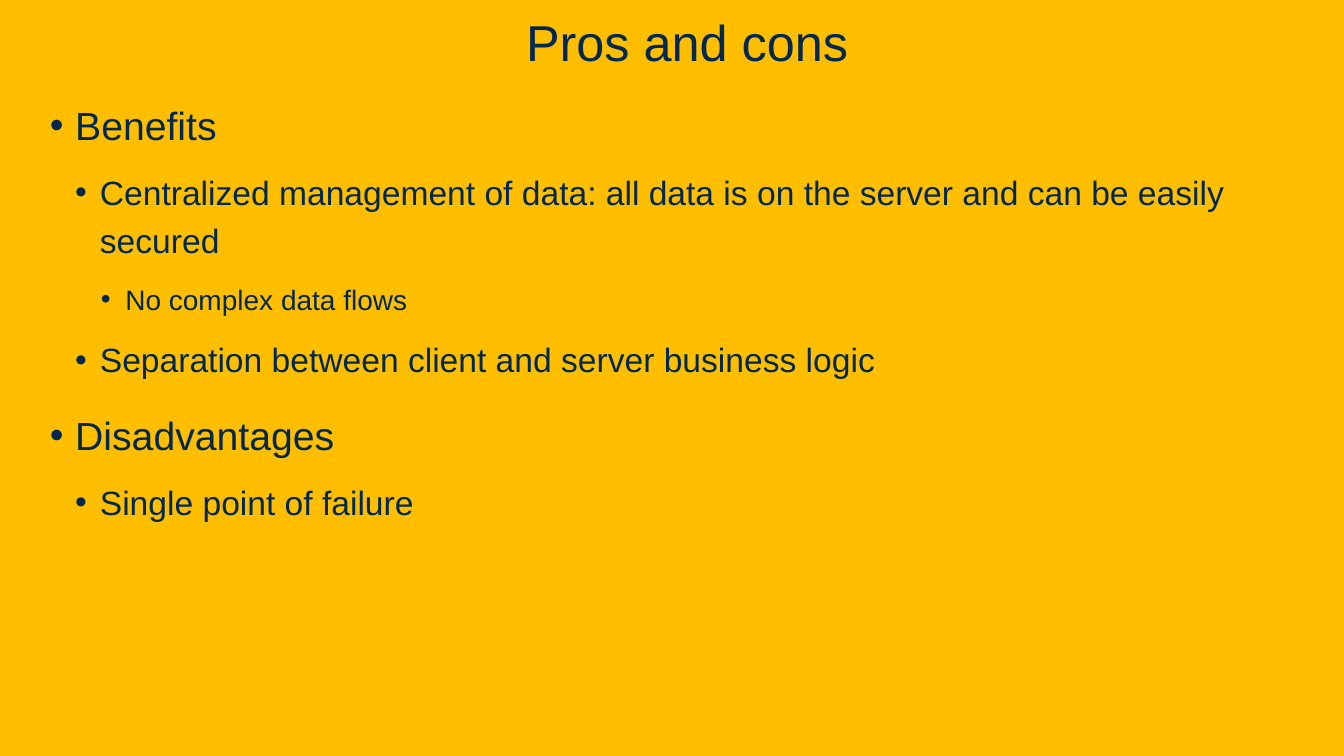
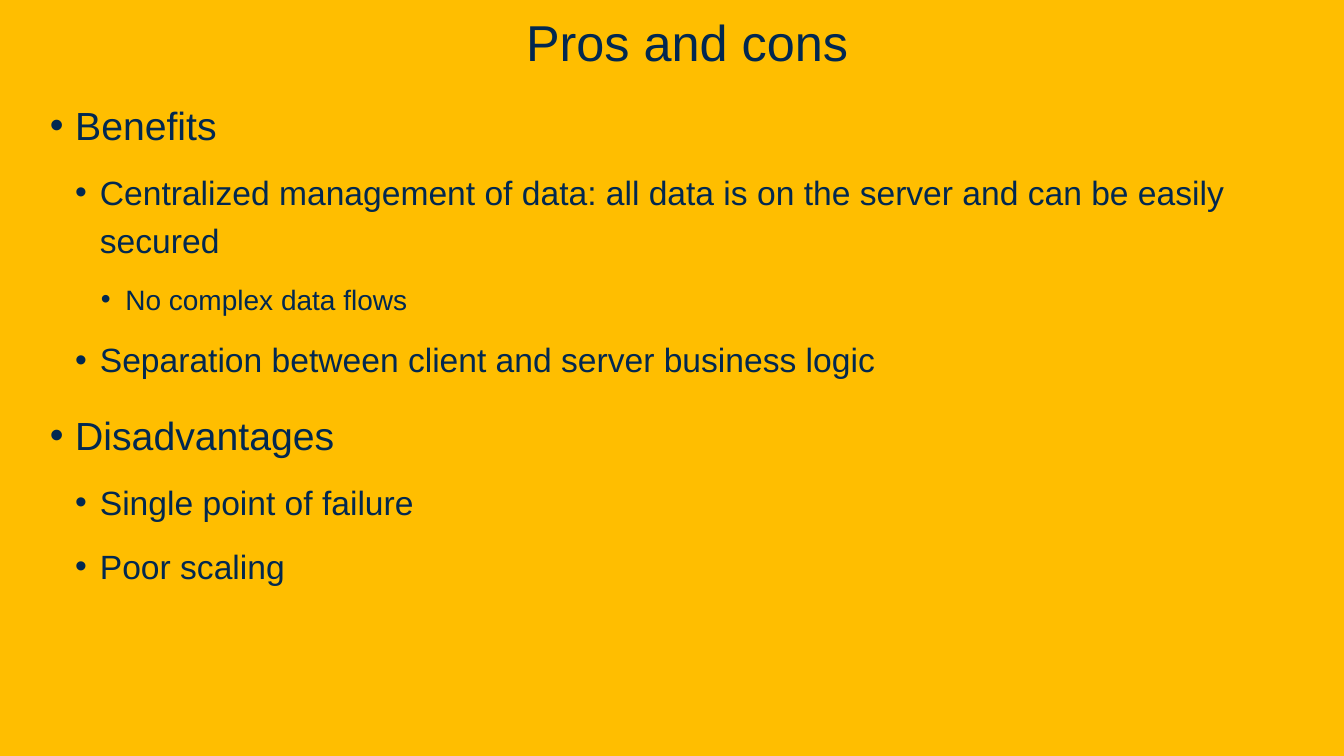
Before and after one commit to davsec-teaching/ECS160-Winter2025, a slide deck: slide 63 of slides/6_software_architecture.pptx (slide 49 before the commit). Drawn at 1344x756 pixels with LibreOffice and Linux fonts; fonts in the diff are those of the drawing; background and template pictures are left out. Boxes give left, top, right and bottom in pixels: in the first picture for what was removed or moved away, otherwise in the second. Text is boxed around its words. In the diff, an @@ line names an element or a change of style, - is before the commit and + after.

```diff
--- a/slides/6_software_architecture.pptx
+++ b/slides/6_software_architecture.pptx
@@ text at (x1=100, y1=554, x2=285, y2=586): paragraph added @@
+  • Poor scaling
```
Also in this commit, not shown: 12 other slides changed, 40 slides added, 3 slides removed.
